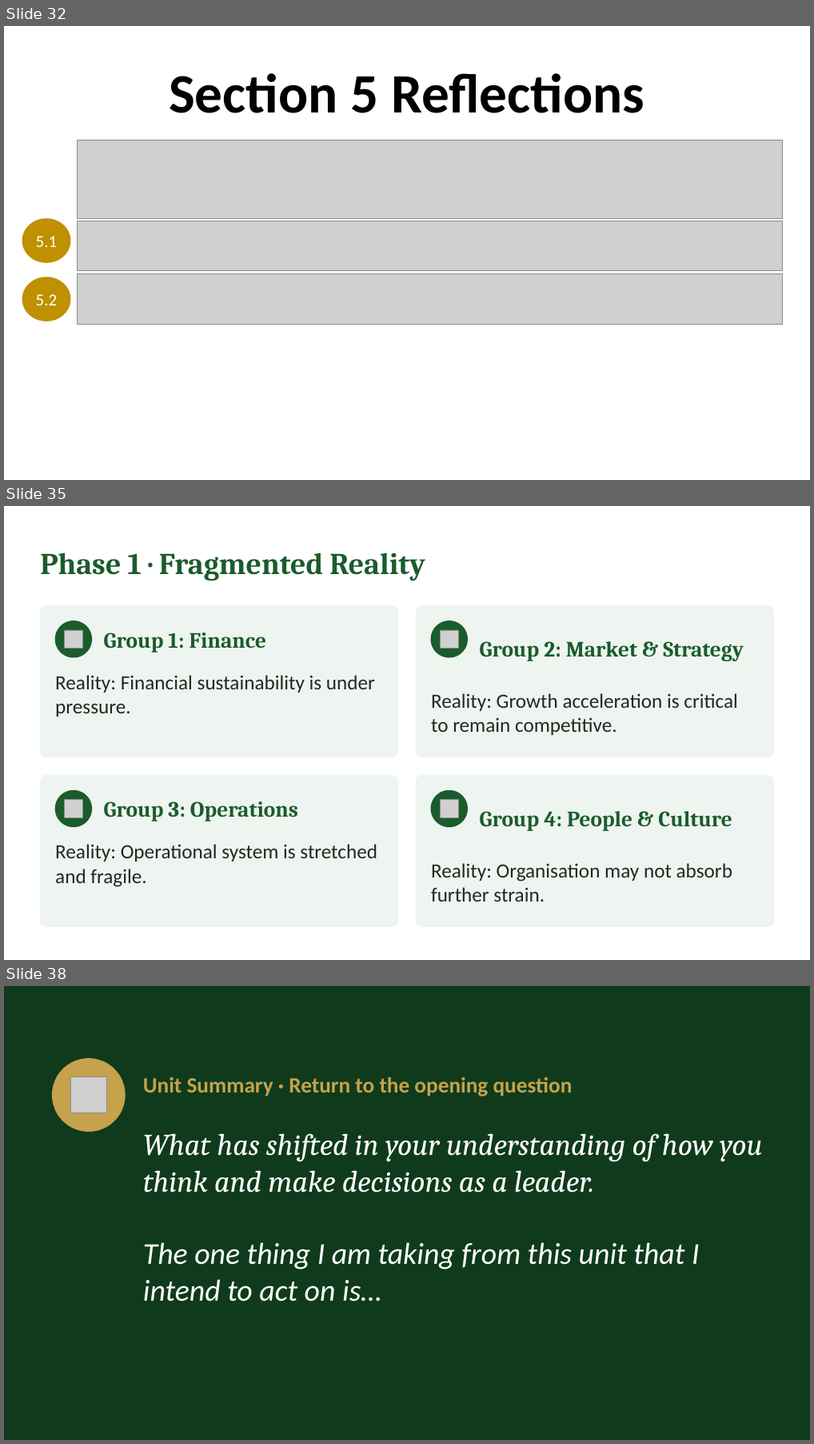
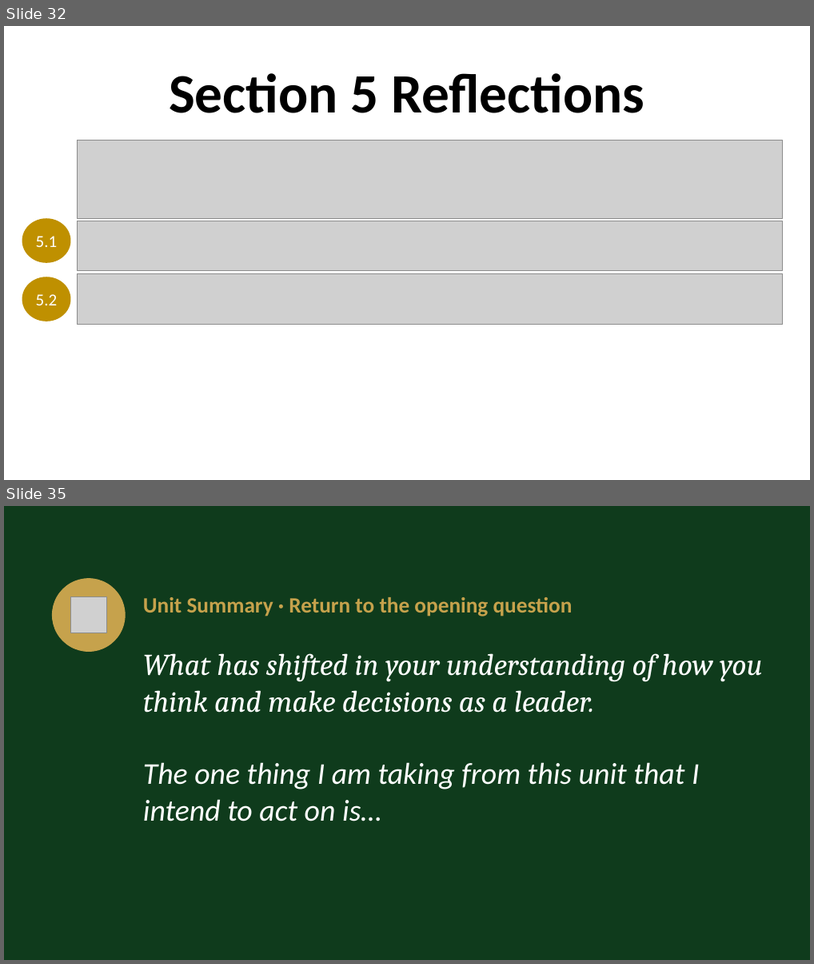
Before and after one commit to IBSL26/ibsl-platform, a slide deck: Unit decks/Unit 01 - Behavioural Strategy Fundamentals.pptx. Shown one above the other, each under a label of ours: slides 32, 35 and 38 before the commit, slides 32 and 35 after it; the slides between them are not shown. The pictures are 814x1444 and 814x964 pixels, drawn with LibreOffice and Linux fonts; fonts in the diff are those of the drawing; grey boxes stand for pictures. Boxes give left, top, right and bottom in pixels: in the first picture for what was removed or moved away, otherwise in the second. Text is boxed around its words. In the diff, an @@ line names an element or a change of style, - is before the commit and + after.

```diff
--- a/Unit decks/Unit 01 - Behavioural Strategy Fundamentals.pptx
+++ b/Unit decks/Unit 01 - Behavioural Strategy Fundamentals.pptx
@@ slide 35 removed at [4, 506, 810, 960], background #FFFFFF @@
@@ text removed at [40, 552, 426, 580] @@
-Phase 1 · Fragmented Reality
@@ rounded rectangle removed at [40, 606, 398, 757] @@
@@ ellipse removed at [55, 621, 92, 657] @@
@@ rounded rectangle removed at [417, 606, 774, 757] @@
@@ ellipse removed at [432, 621, 468, 657] @@
@@ picture removed at [65, 630, 82, 648] @@
@@ text removed at [104, 632, 266, 652] @@
-Group 1: Finance
@@ picture removed at [440, 630, 458, 648] @@
@@ text removed at [480, 641, 744, 661] @@
-Group 2: Market & Strategy
@@ text removed at [55, 675, 375, 716] @@
-Reality: Financial sustainability is under pressure.
@@ text removed at [431, 693, 738, 735] @@
-Reality: Growth acceleration is critical to remain competitive.
@@ rounded rectangle removed at [40, 776, 398, 927] @@
@@ ellipse removed at [55, 790, 92, 827] @@
@@ rounded rectangle removed at [417, 776, 774, 927] @@
@@ ellipse removed at [432, 790, 468, 827] @@
@@ picture removed at [65, 800, 82, 817] @@
@@ text removed at [104, 801, 298, 821] @@
-Group 3: Operations
@@ picture removed at [440, 800, 458, 817] @@
@@ text removed at [480, 811, 733, 831] @@
-Group 4: People & Culture
@@ text removed at [55, 844, 378, 887] @@
-Reality: Operational system is stretched and fragile.
@@ text removed at [431, 863, 733, 901] @@
-Reality: Organisation may not absorb further strain.
@@ what was slide 38 is now slide 35 @@
```
Also in this commit, not shown: 2 slides changed, 2 other slides removed, 9 other files.
